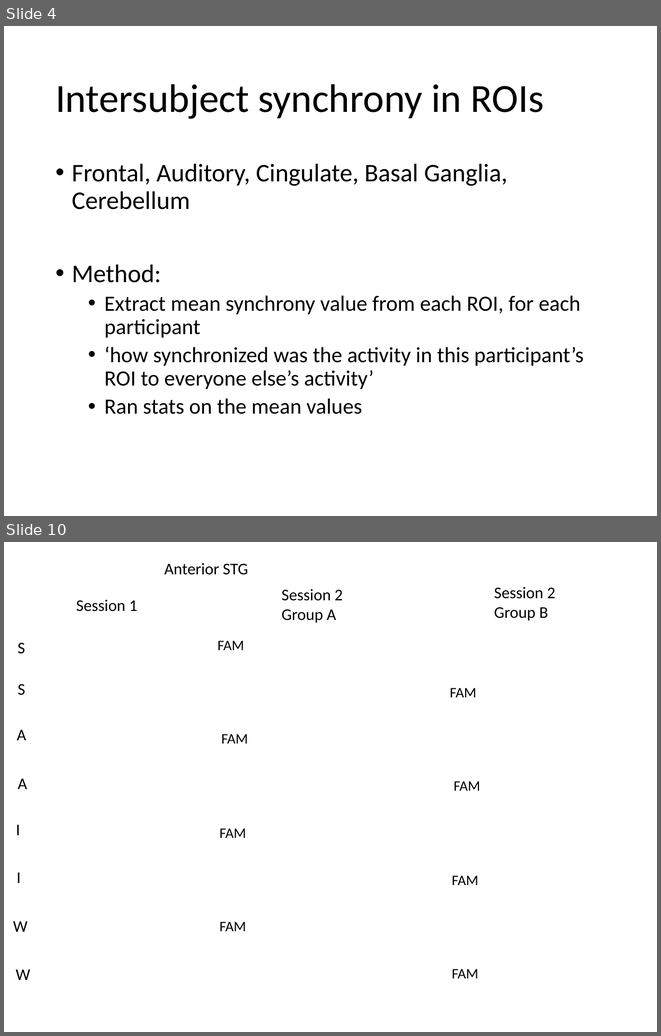
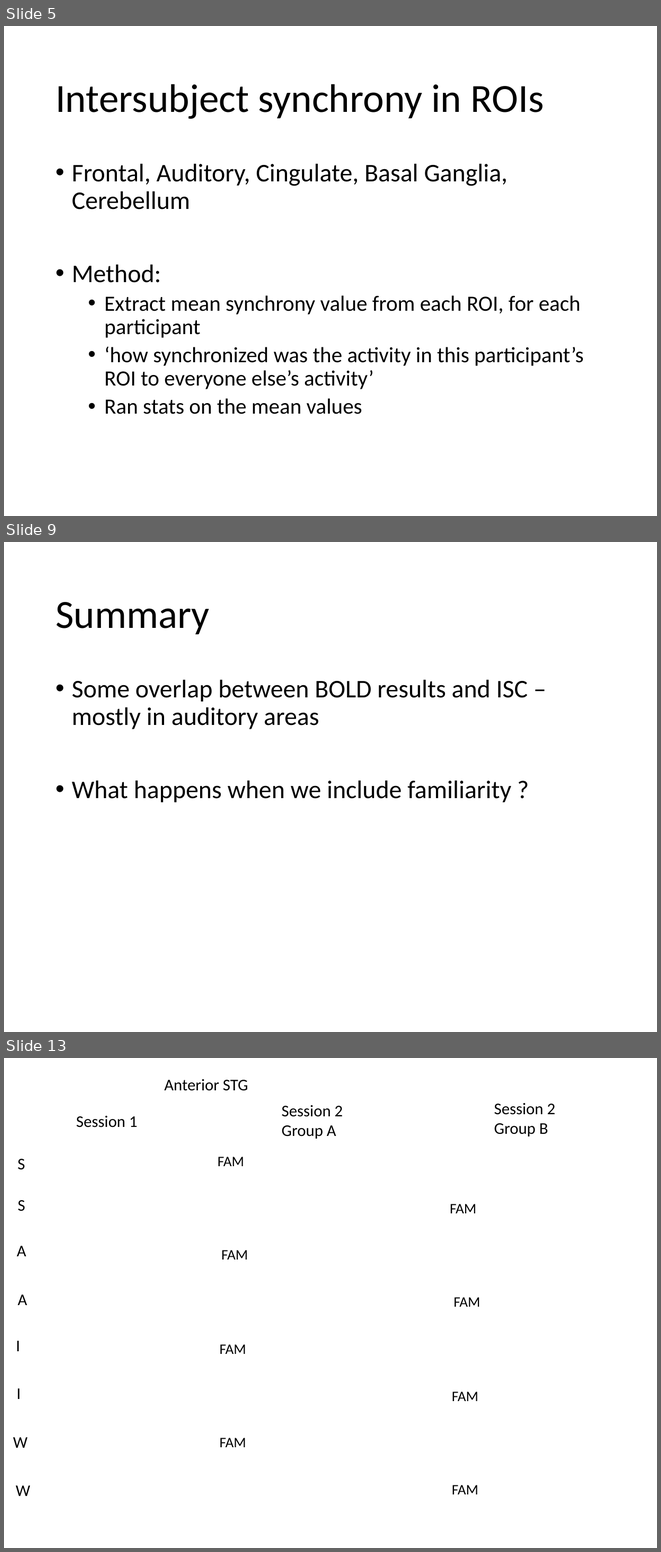
Before and after one commit to asternin/PhDProject, a slide deck: Meetings/2019.04.24-ISCSummary-JessAdrianBobbyMeeting.pptx. Shown one above the other, each under a label of ours: slides 4 and 10 before the commit, slides 5, 9 and 13 after it; the slides between them are not shown. The pictures are 661x1036 and 661x1552 pixels, drawn with LibreOffice and Linux fonts; fonts in the diff are those of the drawing; background and template pictures are left out. Boxes give left, top, right and bottom in pixels: in the first picture for what was removed or moved away, otherwise in the second. Text is boxed around its words. In the diff, an @@ line names an element or a change of style, - is before the commit and + after.

```diff
--- a/Meetings/2019.04.24-ISCSummary-JessAdrianBobbyMeeting.pptx
+++ b/Meetings/2019.04.24-ISCSummary-JessAdrianBobbyMeeting.pptx
@@ slide 9 added at [4, 542, 657, 1032], background #FFFFFF @@
@@ title added at [55, 602, 210, 634], 44 pt, text #000000 @@
+Summary
@@ text added at [72, 679, 528, 802], 28 pt, text #000000 @@
+• Some overlap between BOLD results and ISC – mostly in auditory areas
+• What happens when we include familiarity ?
@@ what was slide 4 is now slide 5 @@
@@ what was slide 10 is now slide 13 @@
```
Also in this commit, not shown: 6 slides changed, 4 other slides added, 2 slides removed, 2 other files.
